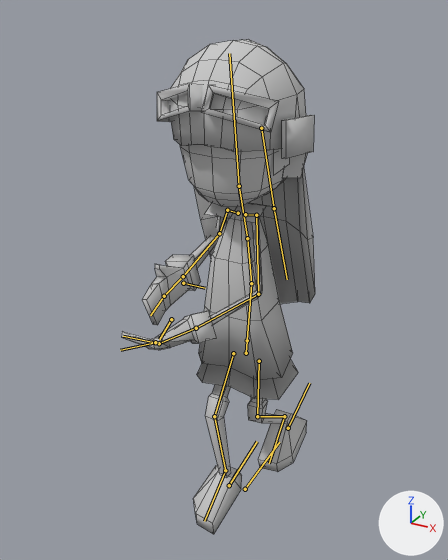
An edit to the Blender file Assets/user/nantas/mesh/PlayerGirl.blend, drawn before and after from the same camera.
The view is the same before and after, from a camera (50 mm lens) standing at (2.56, -5.18, 5.24) and looking at (-0.17, -0.2, 2.75). Every picture has the same lights, and +X, +Y and +Z are marked at lower right. Both versions are drawn at the pose saved in each file; the numbers are the values there. The bones that bend it are drawn over the model as lines. Mesh edges are drawn as thin lines.

Objects in the first picture: 'girl'.
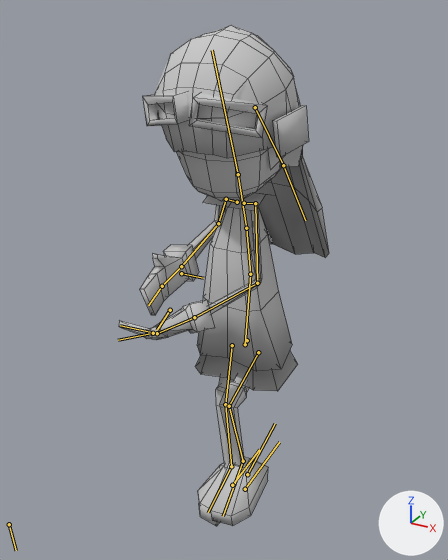
The change in detail:
Bone 'leg.control.L' (bone_leg_control_l) moves from (0.0, 0.86, -0.32) to (0.0, -0.28, -0.45).
Bone 'leg.control.L' (bone_leg_control_l) turns from (-21, 0, 0) to (-18, 0, 0) degrees about its own x, y and z.
Bone 'leg.control.R' (bone_leg_control_r) moves from (0.0, -0.14, -0.04) to (0.0, -0.05, 0.02).
Bone 'leg.control.R' (bone_leg_control_r) turns from (-10, 0, 0) to (0, 0, 0) degrees about its own x, y and z.
Bone 'pelvis' (bone_pelvis) moves from (0.0, -0.14, 0.02) to (0.0, -0.04, -0.04).
Bone 'head' (bone_head) turns from (0, 0, 0) to (-13, 0, 0) degrees about its own x, y and z.
Bone 'hair.Upper' (bone_hair_upper) turns from (-5, 5, 3) to (-18, 5, 2) degrees about its own x, y and z.
Bone 'hair.Lower' (bone_hair_lower) turns from (-14, 0, -1) to (-6, 0, -1) degrees about its own x, y and z.

Changed parts and their boxes (x1, y1, x2, y2) in the pictures (448 x 560 px):
'girl', posed (9% wider): before (122, 39, 315, 534); after (119, 25, 329, 526)
bone 'leg.control.L', root to tip: before (288, 428) to (309, 383); after (247, 474) to (275, 423)
bone 'leg.control.R', root to tip: before (229, 485) to (257, 441); after (232, 485) to (259, 449)
bone 'pelvis', root to tip: before (246, 353) to (251, 283); after (245, 344) to (250, 274)
bone 'head', root to tip: before (239, 186) to (229, 53); after (238, 174) to (212, 50)
bone 'hair.Upper', root to tip: before (261, 128) to (274, 208); after (255, 107) to (283, 165)
bone 'hair.Lower', root to tip: before (274, 208) to (287, 279); after (283, 165) to (305, 220)
